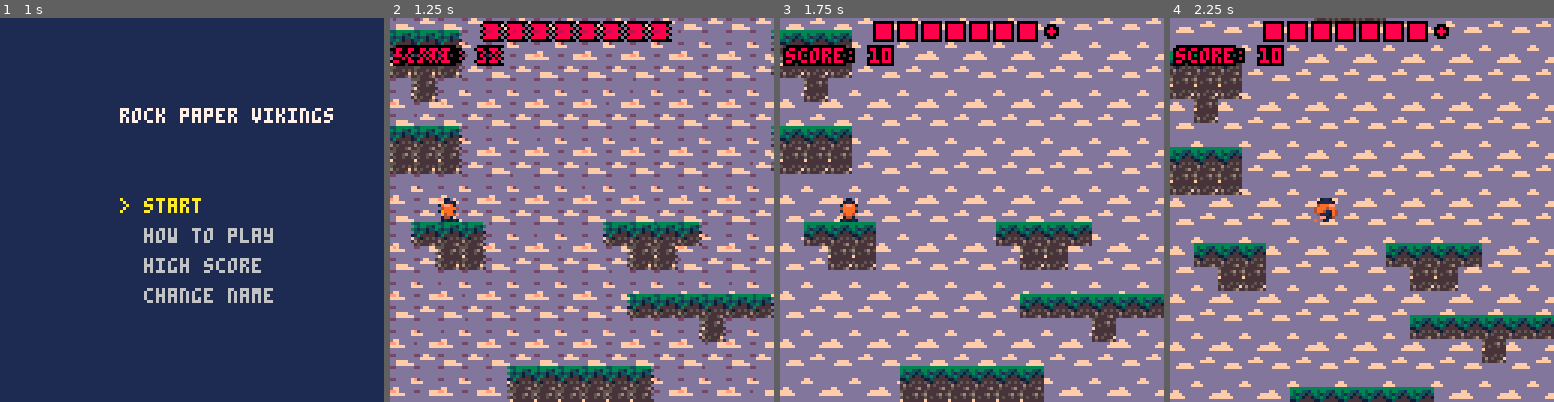
Above: before the commit, frames 1-4 (left to right).
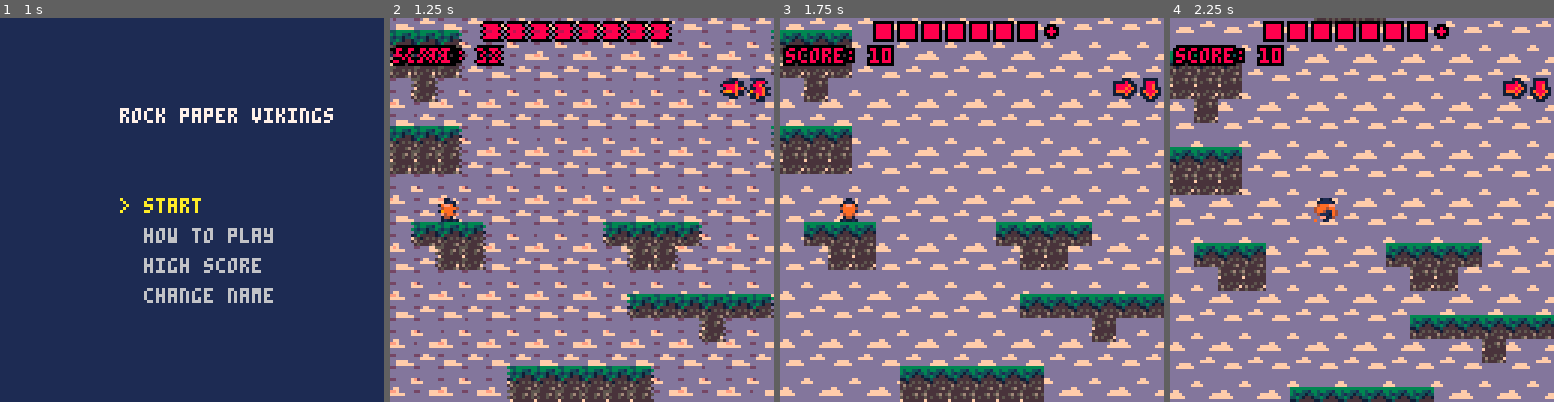
Above: after the commit, the same moments.

Repository: Zetneki/Rock-Paper-Vikings
Game: PICO-8 cartridge rock-paper-vikings.p8
Same seed, same stepped clock (60 frames per second), same inputs: the game is played once before the commit and once after it.
Inputs:
- Up to frame 1 (1 s): tap X (X key) at 0.33 s; tap O (Z key) at 0.7 s
- Up to frame 2 (1.25 s): tap X (X key) at 1.07 s
- Up to frame 3 (1.75 s): hold Right from 1.6 s (still down); tap O (Z key) at 1.7 s
- Up to frame 4 (2.25 s): tap X (X key) at 1.85 s; release Right at 2.1 s; tap O (Z key) at 2.1 s; hold Up from 2.15 s (still down)

Frame 1 is identical in both runs. In frame 2, 0.5% of the frame differs, in the area x 85-100%, y 15-22%; in frame 3, 0.5%; in frame 4, 0.5%.

Commit message:
slam functionality, fixed dash logic, ui if they are ready

Diff:
--- a/enemy.lua
+++ b/enemy.lua
@@ -11,6 +11,8 @@
     max_dy = 6,
 		flp=false,
 		anim=0,
+    stunned = false,
+		stun_timer = 0,
     dead=false,
 
     -- knight
@@ -56,6 +58,9 @@
     if e.dead then
       update_dead_enemy(e)
 
+    elseif e.stunned then
+      update_stunned(e)
+
     elseif e.type == "knight" then
 			update_knight(e)
 
@@ -78,23 +83,35 @@
 	e.y += e.dy
 
 	-- when under screen
-	if e.y > 128 then
+	if e.y > cam_y + 128 then
 		del(enemies,e)
 	end
 
+end
+
+function update_stunned(e)
+  e.stun_timer -= 1
+  if e.stun_timer <= 0 then
+    e.stunned = false
+  end
+
+  e.spr = stun_spr_sets[e.type]
 end
 
 function draw_enemies()
   for e in all(enemies) do
     if e.type == "knight" then
-      local e_spr = e.dead and 133 or e.spr
-      spr(e_spr,e.x,e.y,e.w / 8,e.h / 8, e.flp, false)
+      local e_spr = e.dead and 187 or e.spr
+      local flip_y = e.dead
+      spr(e_spr,e.x,e.y,e.w / 8,e.h / 8, e.flp, flip_y)
     elseif e.type == "wizard" then
       local e_spr = e.dead and 144 or e.spr
-      spr(e_spr,e.x,e.y,e.w / 8,e.h / 8, e.flp, false)
+      local flip_y = e.dead
+      spr(e_spr,e.x,e.y,e.w / 8,e.h / 8, e.flp, flip_y)
     elseif e.type == "cowboy" then
       local e_spr = e.dead and 160 or e.spr
-      spr(e_spr,e.x,e.y,e.w / 8,e.h / 8, e.flp, false)
+      local flip_y = e.dead
+      spr(e_spr,e.x,e.y,e.w / 8,e.h / 8, e.flp, flip_y)
 
       if not e.dead then
         draw_cowboy_range(e)
@@ -139,32 +156,50 @@
 
 
 function check_enemy_collision()
-  if player.dashing then return end
+	if (player.dashing or player.slamming) return
 
 	for e in all(enemies) do
 		if not e.dead then
-			if player_enemy_overlap(e) then
-
-				local current_char = player.spr_set
-				local can_kill = phase.beats[current_char] == e.type
-
-				if player_enemy_collision(e) and can_kill then
+			if enemy_collide(e) then
+				local can_kill = phase.beats[player.spr_set] == e.type
+				if can_kill then
 					enemy_hit(e)
+					player.dy = -3
+					player.slam_ready = true
 				else
 					player_dead()
 				end
-
+			elseif player_enemy_overlap(e) then
+				player_dead()
 			end
 		end
 	end
 end
 
-function player_enemy_overlap(e)
-
+function enemy_collide(e)
 	local overlap_x =
 		player.x < e.x + e.w
 		and player.x + player.w > e.x
 
+	if not overlap_x or player.dy <= 0 then
+		return false
+	end
+
+	local prev_bottom = player.prev_y + player.h
+	local next_bottom = player.y + player.h
+
+	local crossed_top = prev_bottom <= e.y and next_bottom >= e.y
+	local not_past_bottom = prev_bottom <= e.y + e.h/2
+
+	return crossed_top and not_past_bottom
+end
+
+function player_enemy_overlap(e)
+
+	local overlap_x =
+		player.x < e.x + e.w
+		and player.x + player.w > e.x
+
 	local overlap_y =
 		player.y < e.y + e.h
 		and player.y + player.h > e.y
@@ -172,32 +207,12 @@
 	return overlap_x and overlap_y
 end
 
-function player_enemy_collision(e)
-
-	local overlap_x =
-		player.x < e.x + e.w
-		and player.x + player.w > e.x
-
-	local hit_top =
-		player.y + player.h >= e.y
-		and player.y + player.h <= e.y + e.h / 2
-
-	local falling = player.dy > 0
-
-	return overlap_x and hit_top and falling
-end
-
 function enemy_hit(e)
-  player.dy = -3
   e.dead = true
-  e.dy = -1
 end
 
 function player_dead()
   player.dead = true
-  player.dy += gravity
-	player.y += player.dy
-
 end
 
 function cleanup_distant_enemies()
--- a/game.lua
+++ b/game.lua
@@ -1,8 +1,6 @@
 function init_game()
   poke(0x5f2e, 1) -- allows hidden colors
 	poke(0x5f5c, 255) -- button press only activates once
-
-  test = false
 
 	gravity = 0.3
 	friction = 0.85
@@ -19,6 +17,7 @@
 		dx=0,
 		max_dx=4,
 		max_dy=6,
+		prev_y=490,
 		acc=0.4,
 		boost=4,
 		anim=0,
@@ -28,6 +27,7 @@
 		sliding=false,
 		landed=false,
     dash_used_on_platform=false,
+		last_platform_ty=nil,
 		dash_act_time=0,
 		dash_ready_l=false,
 		dash_ready_r=false,
@@ -35,8 +35,9 @@
 		dash_timer=0,
 		max_dash_dx = 6,
 		dash_speed=6,
+		slam_flash_timer=0,
 		slam_act_time=0,
-		slam_ready=false,
+		slam_ready=true,
 		slamming=false,
 		slam_max_dy=14,
 		jump_held=false,
@@ -86,6 +87,12 @@
 		wizard = 118,
 	}
 
+	stun_spr_sets = {
+		knight = 186,
+		wizard = 146,
+		cowboy = 162
+	}
+
 	display = {
 		anim=0,
 		spr=0,
@@ -145,11 +152,6 @@
 
 	enemies = {}
 
-	--- TEST -----
-	--spawn_enemy(24,32,"knight")
-	--spawn_enemy(88, 24, "wizard")
-	--spawn_enemy(24,64,"cowboy")
-
 	-- charater type timer
 	phase = {
 		duration=445,     -- 600 frame = 20mp at 30fps
@@ -244,11 +246,11 @@
 	else
     if death_timer == nil then
         death_timer = 30
-        player.dy = -3   -- egyszeri felfele lokes (allitsd izles szerint, pl -3 vagy -4)
+        player.dy = -3
     end
 
-    player.dy += gravity      -- ez MINDEN frame-ben fusson, hogy folyamatosan gyorsuljon
-    player.y += player.dy     -- ez is minden frame-ben
+    player.dy += gravity
+    player.y += player.dy
 
     death_timer -= 1
 
@@ -279,6 +281,9 @@
 			player.shake_timer -= 1
 	end
 	spr(player.spr, player.x+shake_x, player.y, player.w/8, player.h/8, player.flp)
+
+	draw_slam()
+
 	draw_enemies()
 
 	draw_phase_bar()
@@ -287,14 +292,7 @@
 
 	draw_nemesis()
 
-	----- TEST -----
-	if test then
-		print("⬅️➡️ to move")
-		print("❎ to jump, 🅾️ to dash")
-		print("double jump:" .. tostring(player.double_jump))
-		print("on wall left:" .. tostring(player.on_wall_left))
-		print("on wall right:" .. tostring(player.on_wall_right))
-	end
+	draw_skills()
 end
 
 function check_offscreen_death()
--- a/generate_chunk.lua
+++ b/generate_chunk.lua
@@ -21,22 +21,6 @@
 	local prev_bottom_y = nil
 	local prev_tx_center = nil
 	local forced_direction = nil
-
-	local shapes = {
-		function(tx, ty, len, h)
-			local cx, cy = len/2, h/2
-			for row=0,h-1 do
-				for col=0,len-1 do
-					local dx = (col-cx)/(len/2)
-					local dy = (row-cy)/(h/2)
-					local dist = dx*dx + dy*dy
-					if dist <= 1 or (dist <= 1.4 and rnd(1) < 0.4) then
-						mset(tx+col, ty+row, wall_spr)
-					end
-				end
-			end
-		end,
-	}
 
 	local generated_platforms = {}
 
--- a/player_move.lua
+++ b/player_move.lua
@@ -5,6 +5,8 @@
 		player.dy = 0
 		return
 	end
+
+	player.prev_y = player.y
 
 	player.dy += gravity
 	player.dx *= friction
@@ -61,7 +63,6 @@
 	-- gravity (falling)
 	if player.dy > 0 then
 		player.falling = true
-		--player.landed = false
 		player.jumping = false
 
 		if not player.slamming then
@@ -75,9 +76,12 @@
 		if hit then
 			player.dy = 0
 
-			if not player.landed then
+			if tile_y ~= player.last_platform_ty then
         player.dash_used_on_platform = false
+        player.last_platform_ty = tile_y
 			end
+
+			if (player.slamming) slam_impact()
 
 			player.landed = true
 			player.double_jump = true
@@ -85,7 +89,7 @@
 			player.slamming=false
 			player.y = (tile_y)*8 - player.h
 		else
-        player.landed = false   -- <<< IDE KERÜL, csak akkor, ha TÉNYLEG nincs találat (levegőben vagy)
+        player.landed = false
     end
 
 	--gravity (jumping)
@@ -237,14 +241,62 @@
 function slam()
 
 	if player.slam_ready
-
+	and not player.landed
 	and btnp(⬇️)
 	and time()-player.slam_act_time<0.25 then
 		player.double_jump = false
 		player.dy += 14
 		player.slamming = true
+		player.slam_ready = false
 	elseif btnp(⬇️) then
-		player.slam_ready = true
 		player.slam_act_time = time()
 	end
 end
+
+function slam_impact()
+	player.slam_flash_timer = 5
+	local player_cx = player.x + player.w/2
+	local player_cy = player.y + player.h/2
+	for e in all(enemies) do
+		if not e.dead then
+			local e_cx = e.x + e.w/2
+			local e_cy = e.y + e.h/2
+
+			local dx = e_cx - player_cx
+			local dy = e_cy - player_cy
+			if abs(dx) < 24 and abs(dy) < 12 then
+				if phase.beats[player.spr_set] == e.type then
+					enemy_hit(e)
+				else
+					e.stunned = true
+					e.stun_timer = 30
+				end
+			end
+		end
+	end
+end
+
+function draw_slam()
+	local sprs = {
+		192, 208
+	}
+
+	local px = player.x
+	local py = player.y
+
+	if player.slam_flash_timer and player.slam_flash_timer > 0 then
+		player.slam_flash_timer -= 1
+
+		local stage
+		if player.slam_flash_timer >= 3 then
+			stage = sprs[1]
+		elseif player.slam_flash_timer >= 2 then
+			stage = sprs[2]
+		else
+			return
+		end
+
+		spr(stage, px + player.w + 0, py, 1, 1, false)
+		spr(stage, px - 8, py, 1, 1, true)
+	end
+end
--- a/timer.lua
+++ b/timer.lua
@@ -187,3 +187,12 @@
 			end
 		end
 end
+
+function draw_skills()
+	local s_x = map_end-8
+	local d_x = map_end-8*2-1
+	local y = cam_y+9*2+2
+
+	if (not player.dash_used_on_platform) spr(158, d_x, y, 1, 1)
+	if (player.slam_ready) spr(159, s_x, y, 1, 1)
+end
Not shown, changed: 38 lines of the sprite sheet (__gfx__) section of rock-paper-vikings.p8
